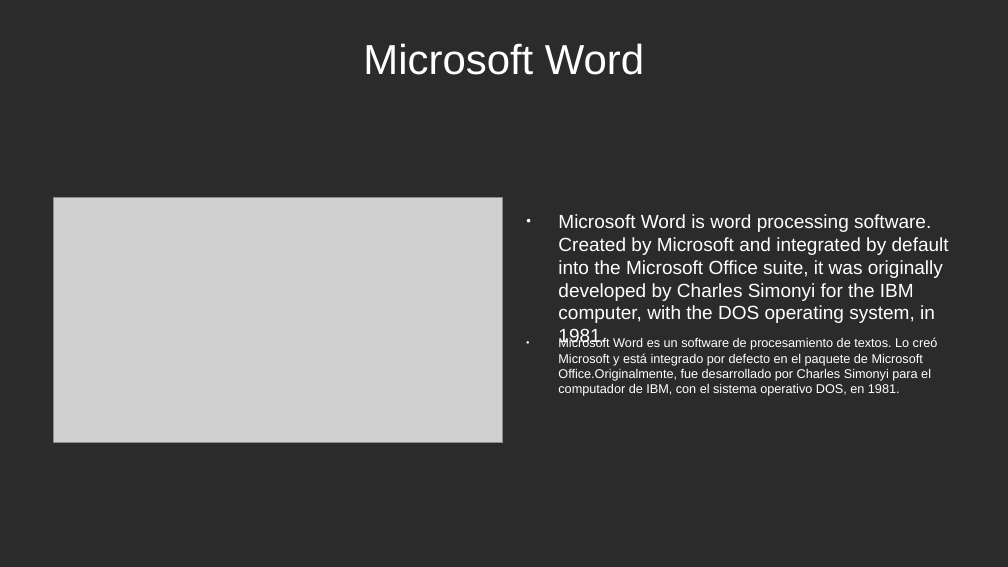
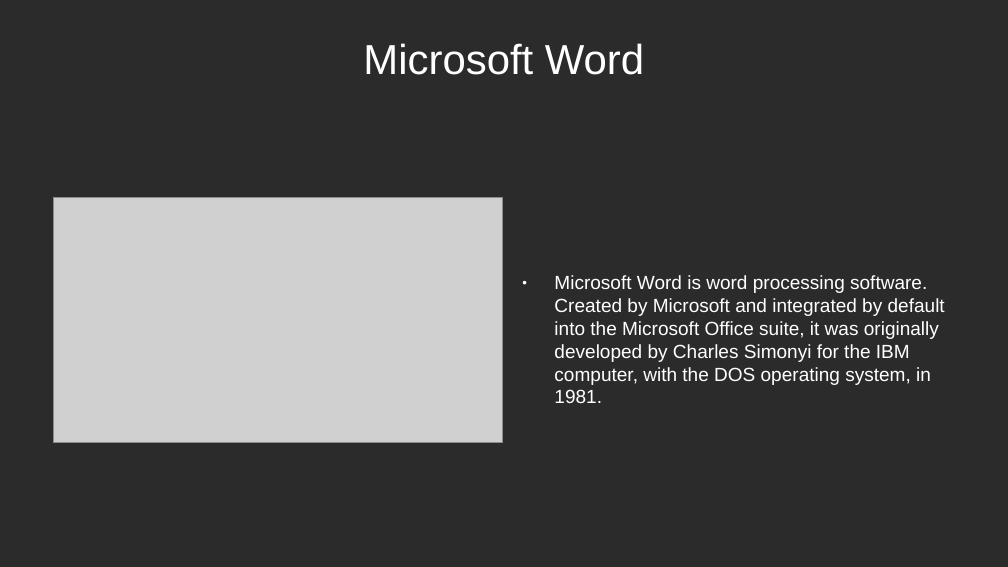
Before and after one commit to sergiomunozvillullas/inglesYempresa, a slide deck: slide 7 of ingles/ingles/presentacionINgles.odp. Drawn at 1008x567 pixels with LibreOffice and Linux fonts; fonts in the diff are those of the drawing; grey boxes stand for pictures; background and template pictures are left out; a plain dark background stands for a picture behind light text. Boxes give left, top, right and bottom in pixels: in the first picture for what was removed or moved away, otherwise in the second. Text is boxed around its words. In the diff, an @@ line names an element or a change of style, - is before the commit and + after.

```diff
--- a/ingles/ingles/presentacionINgles.odp
+++ b/ingles/ingles/presentacionINgles.odp
@@ text "Microsoft Word is word processing ...": place and size @@
-text "Microsoft Word is word processing ..." at (558,214,949,323)
+text "Microsoft Word is word processing ..." at (554,275,945,385)
@@ text removed at (558,337,938,396) @@
-● Microsoft Word es un software de procesamiento de textos. Lo creó Microsoft y está integrado por defecto en el paquete de Microsoft Office.Originalmente, fue desarrollado por Charles Simonyi para el computador de IBM, con el sistema operativo DOS, en 1981.
```
Also in this commit, not shown: 3 other slides changed, 2 slides added, 2 slides removed, 1 other file.
